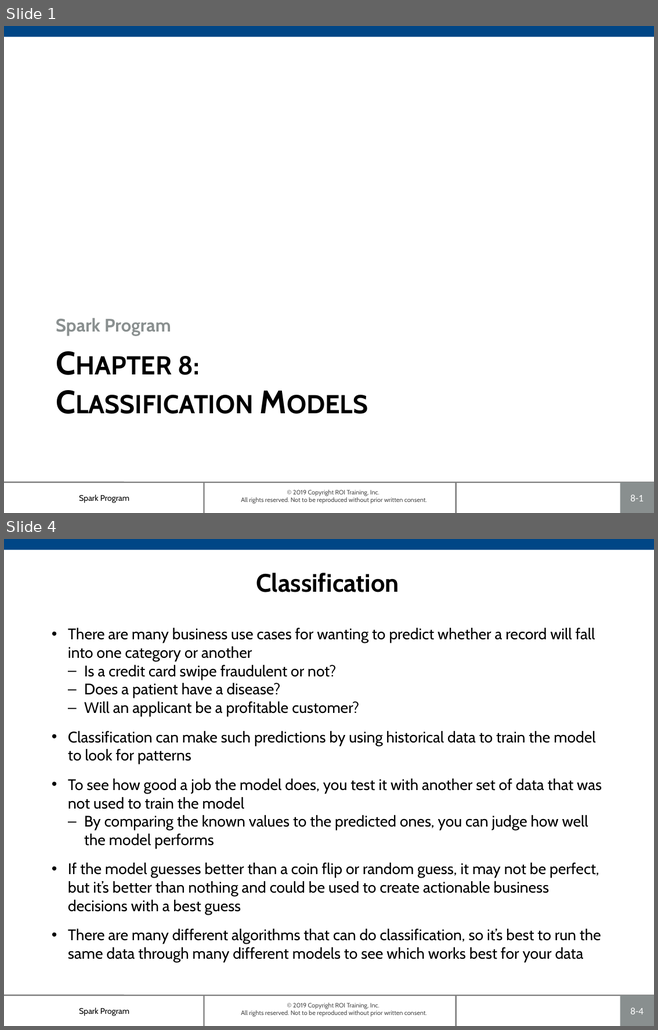
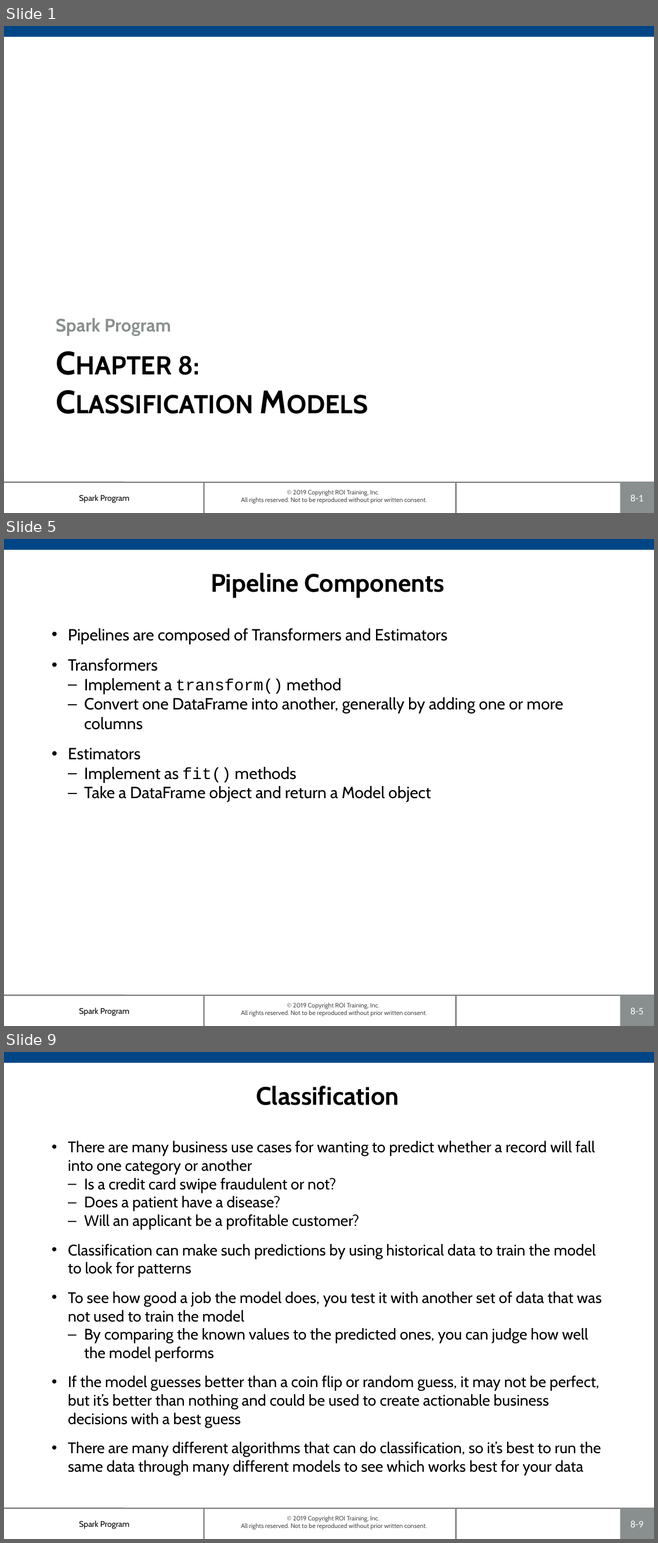
Before and after one commit to roitraining/SparkProgram, a slide deck: Day7-ClassificationAnalysis/Ch08-ClassificationModels.pptx. Shown one above the other, each under a label of ours: slides 1 and 4 before the commit, slides 1, 5 and 9 after it; the slides between them are not shown. The pictures are 658x1030 and 658x1543 pixels, drawn with LibreOffice and Linux fonts; fonts in the diff are those of the drawing; background and template pictures are left out. Boxes give left, top, right and bottom in pixels: in the first picture for what was removed or moved away, otherwise in the second. Text is boxed around its words. In the diff, an @@ line names an element or a change of style, - is before the commit and + after.

```diff
--- a/Day7-ClassificationAnalysis/Ch08-ClassificationModels.pptx
+++ b/Day7-ClassificationAnalysis/Ch08-ClassificationModels.pptx
@@ slide 5 added at (x1=4, y1=539, x2=654, y2=1026), background #FFFFFF; not listed: 7 template elements that a slide beside it also shows @@
@@ title added at (x1=210, y1=573, x2=444, y2=598), 28 pt, text #000000, bold @@
+Pipeline Components
@@ text added at (x1=68, y1=628, x2=563, y2=802), 18 pt, text #000000 @@
+• Pipelines are composed of Transformers and Estimators
+• Transformers
+  – Implement a transform() method
+  – Convert one DataFrame into another, generally by adding one or more columns
+• Estimators
+  – Implement as fit() methods
+  – Take a DataFrame object and return a Model object
@@ what was slide 4 is now slide 9 @@
@@ page number at (x1=630, y1=1521, x2=643, y2=1528): text changed @@
-8-4
+8-9
```
Also in this commit, not shown: 7 slides changed, 4 other slides added, 1 other file.
